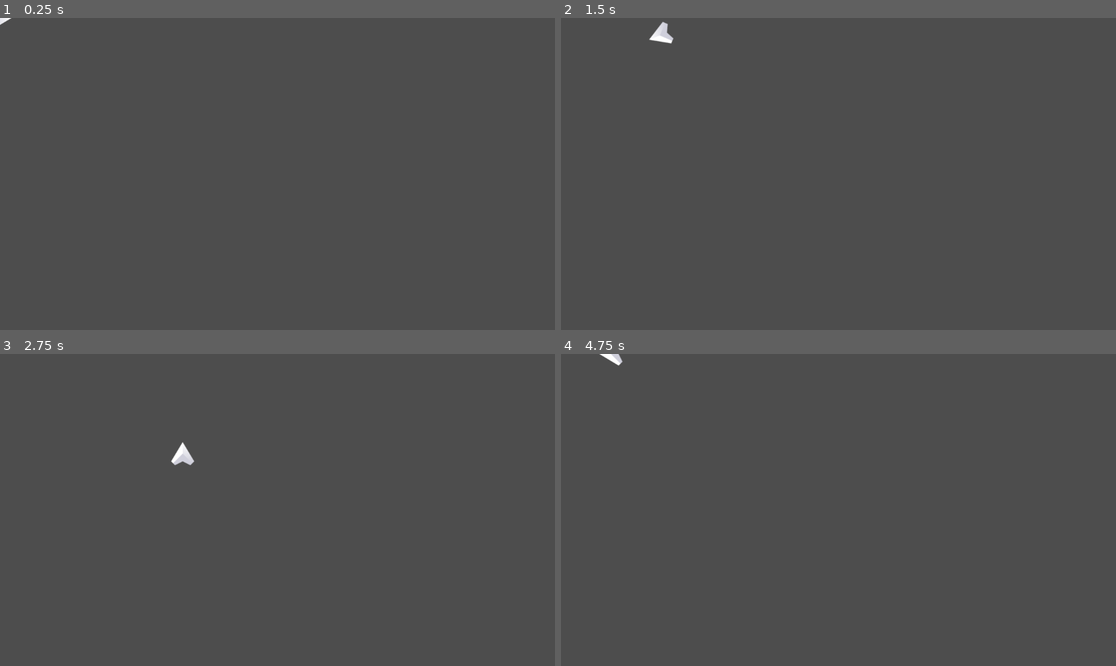
Above: before the commit, frames 1-4 (two rows, left to right).
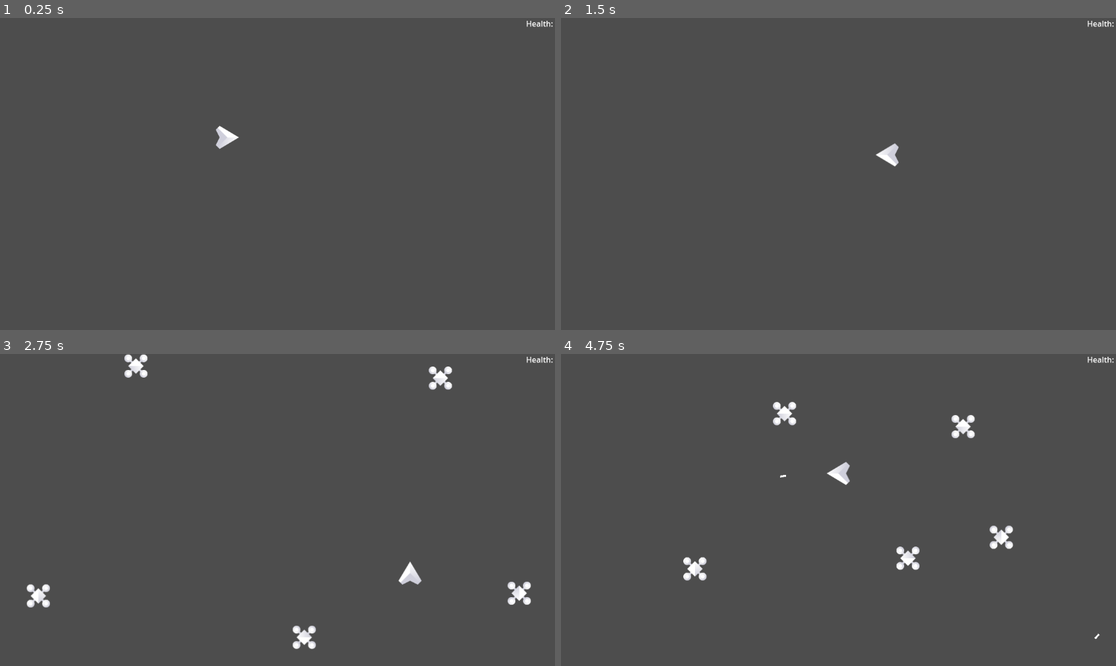
Above: after the commit, the same moments.

Repository: lzxh7/Friendly-Fire
Game: Godot game, scene res://scenes/main.tscn
The game is run twice, just before and just after one commit, with the same random seed, the same clock (stepped at 60 frames per second) and the same inputs. Before the commit the project starts from res://main.tscn.
Inputs (mouse positions are in pixels of both pictures, inside the frame that each line leads up to):
- Up to frame 1 (0.25 s): no input
- Up to frame 2 (1.5 s): tap Enter at 0.5 s; move the mouse to (960, 158) at 0.52 s; hold D (move_right) 0.53-1.28 s; tap Down (look_down) at 0.6 s; tap Left (look_left) at 0.8, 1.35 s; move the mouse to (727, 189) at 1.27 s; hold S (move_down) from 1.28 s (still down)
- Up to frame 3 (2.75 s): tap Right (look_right) at 1.55, 2.1 s; move the mouse to (333, 441) at 2.02 s; release S (move_down) at 2.03 s; hold D (move_right) from 2.03 s (still down); tap Up (look_up) at 2.3 s
- Up to frame 4 (4.75 s): move the mouse to (810, 572) at 2.77 s; release D (move_right) at 2.78 s; hold W (move_up) 2.78-3.53 s; tap Up (look_up) at 2.85 s; click (810, 572) at 3.05 s; move the mouse to (1005, 556) at 3.52 s; hold A (move_left) from 3.53 s (still down); click (1005, 556) at 3.6 s; tap Down (look_down) at 3.8, 4.35 s; move the mouse to (672, 463) at 4.27 s; tap Left (look_left) at 4.55 s

The runs differ from the first frame. In frame 1, 0.2% of the frame differs, in the area x 0-100%, y 0-43%; in frame 2, 0.4%; in frame 3, 1.4%, in the area x 4-100%, y 0-95%; in frame 4, 1.4%.
Error after the commit: Parse Error: "@export_multiline" annotation requires a variable of type "String", "Array[String]", "PackedStringArray", "Dictionary", or "Array[Dictionary]", b…

Commit message:
main gameloop

Diff:
--- /dev/null
+++ b/big_enemy.tscn
@@ -0,0 +1,11 @@
+[gd_scene load_steps=2 format=3 uid="uid://b2pgsv2a637w5"]
+
+[ext_resource type="PackedScene" uid="uid://cafn6nuu6x0ec" path="res://scenes/enemy.tscn" id="1_kmabv"]
+
+[node name="Enemy" instance=ExtResource("1_kmabv")]
+speed = 75.0
+mass = 2.0
+health = 5
+
+[node name="Sprite2D" parent="." index="0"]
+scale = Vector2(1.5, 1.5)
--- /dev/null
+++ b/enemy_spawn.gd
@@ -0,0 +1,8 @@
+class_name EnemySpawn
+extends Resource
+
+@export var scene: PackedScene
+@export var min_pack := 1
+@export var max_pack := 1
+# This enemy must appear during this wave, and can appear in any following one
+@export var wave := 1
--- /dev/null
+++ b/health_label.gd
@@ -0,0 +1,14 @@
+extends Label
+
+@export_multiline var label_text
+
+# Called when the node enters the scene tree for the first time.
+func _ready() -> void:
+	pass # Replace with function body.
+
+
+# Called every frame. 'delta' is the elapsed time since the previous frame.
+func _process(_delta: float) -> void:
+	var player := get_tree().get_first_node_in_group("player")
+	if player != null:
+		text = label_text % [player.health, player.max_health]
--- a/main.tscn
+++ /dev/null
@@ -1,7 +0,0 @@
-[gd_scene load_steps=2 format=3 uid="uid://dgaocv5di2yd2"]
-
-[ext_resource type="PackedScene" uid="uid://bf16iuowm26tx" path="res://world.tscn" id="1_gfccm"]
-
-[node name="Node" type="Node"]
-
-[node name="World" parent="." instance=ExtResource("1_gfccm")]
--- a/player.tscn
+++ /dev/null
@@ -1,19 +0,0 @@
-[gd_scene load_steps=4 format=3 uid="uid://bdu2rsfs5g4xw"]
-
-[ext_resource type="Script" path="res://scripts/player.gd" id="1_7hs1j"]
-[ext_resource type="Texture2D" uid="uid://dx2uw7bev5rvu" path="res://addons/simple_space/ship_E.png" id="2_2dpl8"]
-
-[sub_resource type="CircleShape2D" id="CircleShape2D_un7ft"]
-radius = 12.0416
-
-[node name="Player" type="CharacterBody2D"]
-script = ExtResource("1_7hs1j")
-speed = 250.0
-drag = 12.0
-
-[node name="Sprite2D" type="Sprite2D" parent="."]
-rotation = 1.5708
-texture = ExtResource("2_2dpl8")
-
-[node name="CollisionShape2D" type="CollisionShape2D" parent="."]
-shape = SubResource("CircleShape2D_un7ft")
--- a/project.godot
+++ b/project.godot
@@ -11,7 +11,7 @@
 [application]
 
 config/name="Friendly Fire"
-run/main_scene="res://main.tscn"
+run/main_scene="res://scenes/main.tscn"
 config/features=PackedStringArray("4.2", "GL Compatibility")
 config/icon="res://icon.svg"
 
@@ -69,6 +69,28 @@
 , Object(InputEventKey,"resource_local_to_scene":false,"resource_name":"","device":-1,"window_id":0,"alt_pressed":false,"shift_pressed":false,"ctrl_pressed":false,"meta_pressed":false,"pressed":false,"keycode":0,"physical_keycode":4194322,"key_label":0,"unicode":0,"echo":false,"script":null)
 ]
 }
+fire={
+"deadzone": 0.5,
+"events": [Object(InputEventMouseButton,"resource_local_to_scene":false,"resource_name":"","device":-1,"window_id":0,"alt_pressed":false,"shift_pressed":false,"ctrl_pressed":false,"meta_pressed":false,"button_mask":1,"position":Vector2(153, 14),"global_position":Vector2(157, 55),"factor":1.0,"button_index":1,"canceled":false,"pressed":true,"double_click":false,"script":null)
+, Object(InputEventMouseButton,"resource_local_to_scene":false,"resource_name":"","device":-1,"window_id":0,"alt_pressed":false,"shift_pressed":false,"ctrl_pressed":false,"meta_pressed":false,"button_mask":2,"position":Vector2(97, 9),"global_position":Vector2(101, 50),"factor":1.0,"button_index":2,"canceled":false,"pressed":true,"double_click":false,"script":null)
+, Object(InputEventKey,"resource_local_to_scene":false,"resource_name":"","device":-1,"window_id":0,"alt_pressed":false,"shift_pressed":false,"ctrl_pressed":false,"meta_pressed":false,"pressed":false,"keycode":0,"physical_keycode":32,"key_label":0,"unicode":32,"echo":false,"script":null)
+, Object(InputEventKey,"resource_local_to_scene":false,"resource_name":"","device":-1,"window_id":0,"alt_pressed":false,"shift_pressed":false,"ctrl_pressed":false,"meta_pressed":false,"pressed":false,"keycode":0,"physical_keycode":4194326,"key_label":0,"unicode":0,"echo":false,"script":null)
+, Object(InputEventKey,"resource_local_to_scene":false,"resource_name":"","device":-1,"window_id":0,"alt_pressed":false,"shift_pressed":false,"ctrl_pressed":false,"meta_pressed":false,"pressed":false,"keycode":0,"physical_keycode":4194325,"key_label":0,"unicode":0,"echo":false,"script":null)
+, Object(InputEventJoypadButton,"resource_local_to_scene":false,"resource_name":"","device":-1,"button_index":10,"pressure":0.0,"pressed":true,"script":null)
+, Object(InputEventJoypadMotion,"resource_local_to_scene":false,"resource_name":"","device":-1,"axis":5,"axis_value":1.0,"script":null)
+, Object(InputEventJoypadButton,"resource_local_to_scene":false,"resource_name":"","device":-1,"button_index":9,"pressure":0.0,"pressed":true,"script":null)
+, Object(InputEventJoypadMotion,"resource_local_to_scene":false,"resource_name":"","device":-1,"axis":4,"axis_value":1.0,"script":null)
+, Object(InputEventJoypadButton,"resource_local_to_scene":false,"resource_name":"","device":-1,"button_index":8,"pressure":0.0,"pressed":true,"script":null)
+]
+}
+
+[layer_names]
+
+2d_physics/layer_1="walls"
+2d_physics/layer_2="player"
+2d_physics/layer_3="player_bullets"
+2d_physics/layer_4="enemies"
+2d_physics/layer_5="enemy_bullets"
 
 [rendering]
 
--- /dev/null
+++ b/scenes/bullet.tscn
@@ -0,0 +1,34 @@
+[gd_scene load_steps=3 format=3 uid="uid://tqeostwar7ki"]
+
+[ext_resource type="Script" path="res://scripts/bullet.gd" id="1_slde6"]
+
+[sub_resource type="RectangleShape2D" id="RectangleShape2D_hqill"]
+size = Vector2(12, 4)
+
+[node name="Bullet" type="CharacterBody2D"]
+collision_layer = 4
+collision_mask = 13
+motion_mode = 1
+safe_margin = 0.001
+script = ExtResource("1_slde6")
+speed = 400.0
+emitter_layer = 2
+bullets_destroy_bullets = true
+
+[node name="ColorRect" type="ColorRect" parent="."]
+offset_left = -6.0
+offset_top = -2.0
+offset_right = 6.0
+offset_bottom = 2.0
+
+[node name="CollisionShape2D" type="CollisionShape2D" parent="."]
+shape = SubResource("RectangleShape2D_hqill")
+
+[node name="Area2D" type="Area2D" parent="."]
+collision_layer = 0
+collision_mask = 0
+
+[node name="CollisionShape2D" type="CollisionShape2D" parent="Area2D"]
+shape = SubResource("RectangleShape2D_hqill")
+
+[connection signal="body_exited" from="Area2D" to="." method="_on_area_2d_body_exited"]
--- /dev/null
+++ b/scenes/enemy.tscn
@@ -0,0 +1,75 @@
+[gd_scene load_steps=7 format=3 uid="uid://cafn6nuu6x0ec"]
+
+[ext_resource type="Script" path="res://scripts/enemy.gd" id="1_yvyg0"]
+[ext_resource type="Texture2D" uid="uid://tufs1ryvdoyb" path="res://addons/simple_space/enemy_E.png" id="2_bcoea"]
+
+[sub_resource type="CircleShape2D" id="CircleShape2D_un7ft"]
+radius = 24.0
+
+[sub_resource type="Animation" id="Animation_rjlp1"]
+length = 0.001
+tracks/0/type = "value"
+tracks/0/imported = false
+tracks/0/enabled = true
+tracks/0/path = NodePath("Sprite2D:modulate")
+tracks/0/interp = 1
+tracks/0/loop_wrap = true
+tracks/0/keys = {
+"times": PackedFloat32Array(0),
+"transitions": PackedFloat32Array(1),
+"update": 0,
+"values": [Color(1, 1, 1, 1)]
+}
+
+[sub_resource type="Animation" id="Animation_7q2iy"]
+resource_name = "hit"
+length = 0.3
+step = 0.05
+tracks/0/type = "value"
+tracks/0/imported = false
+tracks/0/enabled = true
+tracks/0/path = NodePath("Sprite2D:modulate")
+tracks/0/interp = 1
+tracks/0/loop_wrap = true
+tracks/0/keys = {
+"times": PackedFloat32Array(0, 0.15, 0.3),
+"transitions": PackedFloat32Array(1, 1, 1),
+"update": 0,
+"values": [Color(1, 1, 1, 1), Color(1, 0.27, 0.27, 1), Color(1, 1, 1, 1)]
+}
+
+[sub_resource type="AnimationLibrary" id="AnimationLibrary_hjt0g"]
+_data = {
+"RESET": SubResource("Animation_rjlp1"),
+"hit": SubResource("Animation_7q2iy")
+}
+
+[node name="Enemy" type="CharacterBody2D" groups=["enemies"]]
+collision_layer = 8
+collision_mask = 9
+motion_mode = 1
+script = ExtResource("1_yvyg0")
+speed = 100.0
+drag = 5.0
+separation_strength = 30.0
+
+[node name="Sprite2D" type="Sprite2D" parent="."]
+rotation = 1.5708
+texture = ExtResource("2_bcoea")
+
+[node name="CollisionShape2D" type="CollisionShape2D" parent="."]
+shape = SubResource("CircleShape2D_un7ft")
+
+[node name="AnimationPlayer" type="AnimationPlayer" parent="."]
+libraries = {
+"": SubResource("AnimationLibrary_hjt0g")
+}
+
+[node name="DamageSource" type="Area2D" parent="."]
+collision_layer = 0
+collision_mask = 2
+
+[node name="CollisionShape2D" type="CollisionShape2D" parent="DamageSource"]
+shape = SubResource("CircleShape2D_un7ft")
+
+[connection signal="body_entered" from="DamageSource" to="." method="_on_damage_source_body_entered"]
--- /dev/null
+++ b/scenes/main.tscn
@@ -0,0 +1,22 @@
+[gd_scene load_steps=4 format=3 uid="uid://dgaocv5di2yd2"]
+
+[ext_resource type="PackedScene" uid="uid://bf16iuowm26tx" path="res://scenes/world.tscn" id="1_2351l"]
+[ext_resource type="Script" path="res://scripts/main.gd" id="1_atx72"]
+[ext_resource type="PackedScene" uid="uid://drwdo2tjlmoqg" path="res://ui.tscn" id="2_mfo5v"]
+
+[node name="Main" type="Node"]
+script = ExtResource("1_atx72")
+
+[node name="UI" parent="." instance=ExtResource("2_mfo5v")]
+z_index = 2
+
+[node name="World" parent="." instance=ExtResource("1_2351l")]
+
+[node name="PathFollow2D" parent="World/EnemySpawner" index="0"]
+position = Vector2(771.005, -79.9473)
+
+[connection signal="pressed" from="UI/GameOver/VBoxContainer/Button" to="." method="new_game"]
+[connection signal="game_over" from="World/Player" to="UI/GameOver" method="show"]
+
+[editable path="UI"]
+[editable path="World"]
--- /dev/null
+++ b/scenes/player.tscn
@@ -0,0 +1,73 @@
+[gd_scene load_steps=8 format=3 uid="uid://bdu2rsfs5g4xw"]
+
+[ext_resource type="Script" path="res://scripts/player.gd" id="1_7hs1j"]
+[ext_resource type="Texture2D" uid="uid://dx2uw7bev5rvu" path="res://addons/simple_space/ship_E.png" id="2_2dpl8"]
+[ext_resource type="PackedScene" uid="uid://tqeostwar7ki" path="res://scenes/bullet.tscn" id="2_o3xpm"]
+
+[sub_resource type="CircleShape2D" id="CircleShape2D_un7ft"]
+radius = 12.0416
+
+[sub_resource type="Animation" id="Animation_rjlp1"]
+length = 0.001
+tracks/0/type = "value"
+tracks/0/imported = false
+tracks/0/enabled = true
+tracks/0/path = NodePath("Sprite2D:modulate")
+tracks/0/interp = 1
+tracks/0/loop_wrap = true
+tracks/0/keys = {
+"times": PackedFloat32Array(0),
+"transitions": PackedFloat32Array(1),
+"update": 0,
+"values": [Color(1, 1, 1, 1)]
+}
+
+[sub_resource type="Animation" id="Animation_7q2iy"]
+resource_name = "hit"
+length = 0.3
+step = 0.05
+tracks/0/type = "value"
+tracks/0/imported = false
+tracks/0/enabled = true
+tracks/0/path = NodePath("Sprite2D:modulate")
+tracks/0/interp = 1
+tracks/0/loop_wrap = true
+tracks/0/keys = {
+"times": PackedFloat32Array(0, 0.15, 0.3),
+"transitions": PackedFloat32Array(1, 1, 1),
+"update": 0,
+"values": [Color(1, 1, 1, 1), Color(1, 0.27, 0.27, 1), Color(1, 1, 1, 1)]
+}
+
+[sub_resource type="AnimationLibrary" id="AnimationLibrary_hjt0g"]
+_data = {
+"RESET": SubResource("Animation_rjlp1"),
+"hit": SubResource("Animation_7q2iy")
+}
+
+[node name="Player" type="CharacterBody2D" groups=["player"]]
+z_index = 1
+collision_layer = 2
+motion_mode = 1
+script = ExtResource("1_7hs1j")
+invulnerable = true
+bullet_scene = ExtResource("2_o3xpm")
+speed = 250.0
+drag = 12.0
+
+[node name="Sprite2D" type="Sprite2D" parent="."]
+rotation = 1.5708
+texture = ExtResource("2_2dpl8")
+
+[node name="CollisionShape2D" type="CollisionShape2D" parent="."]
+shape = SubResource("CircleShape2D_un7ft")
+
+[node name="Timer" type="Timer" parent="."]
+wait_time = 0.25
+
+[node name="AnimationPlayer" type="AnimationPlayer" parent="."]
+libraries = {
+"": SubResource("AnimationLibrary_hjt0g")
+}
+
+[connection signal="timeout" from="Timer" to="." method="fire_bullet"]
--- /dev/null
+++ b/scenes/world.tscn
@@ -0,0 +1,74 @@
+[gd_scene load_steps=13 format=3 uid="uid://bf16iuowm26tx"]
+
+[ext_resource type="PackedScene" uid="uid://bdu2rsfs5g4xw" path="res://scenes/player.tscn" id="1_qto0m"]
+[ext_resource type="PackedScene" uid="uid://cafn6nuu6x0ec" path="res://scenes/enemy.tscn" id="2_7sok7"]
+[ext_resource type="Script" path="res://scripts/enemy_spawner.gd" id="3_td63y"]
+[ext_resource type="Script" path="res://enemy_spawn.gd" id="4_aif2w"]
+[ext_resource type="PackedScene" uid="uid://b2pgsv2a637w5" path="res://big_enemy.tscn" id="5_xsnid"]
+
+[sub_resource type="WorldBoundaryShape2D" id="WorldBoundaryShape2D_ri7fk"]
+
+[sub_resource type="WorldBoundaryShape2D" id="WorldBoundaryShape2D_thlv2"]
+
+[sub_resource type="WorldBoundaryShape2D" id="WorldBoundaryShape2D_g22ll"]
+distance = -1152.0
+
+[sub_resource type="WorldBoundaryShape2D" id="WorldBoundaryShape2D_sn4u8"]
+distance = -648.0
+
+[sub_resource type="Curve2D" id="Curve2D_i0fa2"]
+_data = {
+"points": PackedVector2Array(0, 0, 0, 0, -78, -78, 0, 0, 0, 0, 1230, -81, 0, 0, 0, 0, 1232, 736, 0, 0, 0, 0, -77, 735, 0, 0, 0, 0, -79, -76)
+}
+point_count = 5
+
+[sub_resource type="Resource" id="Resource_25ely"]
+script = ExtResource("4_aif2w")
+scene = ExtResource("2_7sok7")
+min_pack = 4
+max_pack = 6
+wave = 1
+
+[sub_resource type="Resource" id="Resource_hecbj"]
+script = ExtResource("4_aif2w")
+scene = ExtResource("5_xsnid")
+min_pack = 2
+max_pack = 3
+wave = 3
+
+[node name="World" type="Node2D" groups=["world"]]
+
+[node name="Player" parent="." instance=ExtResource("1_qto0m")]
+position = Vector2(472, 248)
+
+[node name="Walls" type="StaticBody2D" parent="."]
+
+[node name="CollisionShape2D" type="CollisionShape2D" parent="Walls"]
+rotation = 3.14159
+shape = SubResource("WorldBoundaryShape2D_ri7fk")
+one_way_collision = true
+
+[node name="CollisionShape2D2" type="CollisionShape2D" parent="Walls"]
+rotation = -4.71239
+shape = SubResource("WorldBoundaryShape2D_thlv2")
+one_way_collision = true
+
+[node name="CollisionShape2D3" type="CollisionShape2D" parent="Walls"]
+rotation = -1.5708
+shape = SubResource("WorldBoundaryShape2D_g22ll")
+one_way_collision = true
+
+[node name="CollisionShape2D4" type="CollisionShape2D" parent="Walls"]
+shape = SubResource("WorldBoundaryShape2D_sn4u8")
+one_way_collision = true
+
+[node name="EnemySpawner" type="Path2D" parent="."]
+curve = SubResource("Curve2D_i0fa2")
+script = ExtResource("3_td63y")
+enemy_spawns = Array[ExtResource("4_aif2w")]([SubResource("Resource_25ely"), SubResource("Resource_hecbj")])
+spawn_delay = 1.0
+
+[node name="PathFollow2D" type="PathFollow2D" parent="EnemySpawner"]
+position = Vector2(771.005, -79.9473)
+rotation = -0.00229357
+progress = 849.005
--- /dev/null
+++ b/scripts/bullet.gd
@@ -0,0 +1,53 @@
+class_name Bullet
+extends CharacterBody2D
+
+const MAX_BOUNCES := 12
+
+@export var speed := 100.0
+@export_flags_2d_physics var emitter_layer
+
+@export var bullets_destroy_bullets := false
+
+func _ready() -> void:
+	$Area2D.collision_mask = emitter_layer
+
+func _physics_process(delta: float) -> void:
+
+	_move_and_bounce(velocity * delta)
+
+	rotation = velocity.angle()
+
+
+func _move_and_bounce(distance: Vector2, depth:=0) -> void:
+	if depth > MAX_BOUNCES:
+		return
+
+	var collision = move_and_collide(distance)
+
+	if collision:
+		var collider := collision.get_collider()
+		# to prevent the bullet from colliding with the emitter when first
+		# shot we don't give it collision with the emitter until its first bounce.
+		collision_mask |= emitter_layer
+
+		if "velocity" in collider and "mass" in collider:
+			collider.velocity += velocity / collider.mass
+
+		velocity = velocity.bounce(collision.get_normal())
+		var remainder := collision.get_remainder()
+		_move_and_bounce(remainder.bounce(collision.get_normal()), depth + 1)
+
+		if collider.has_method("hit"):
+			collider.hit(self)
+
+		if collider is Bullet and bullets_destroy_bullets:
+			queue_free()
+
+
+func hit(_source=null):
+	if bullets_destroy_bullets:
+		queue_free()
+
+
+func fire():
+	velocity = speed * Vector2.RIGHT.rotated(rotation)
--- /dev/null
+++ b/scripts/enemy.gd
@@ -0,0 +1,53 @@
+extends CharacterBody2D
+
+@export var speed := 10.0
+@export var drag := 10.0
+
+@export var mass := 1.0
+
+@export var separation_distance := 100.0
+@export var separation_strength := 1.0
+
+@export var player_knockback := 300.0
+
+@export var health := 3
+
+var target: Node2D
+
+func _ready() -> void:
+	target = get_tree().get_first_node_in_group("player")
+
+func _process(delta: float) -> void:
+
+	var direction := global_position.direction_to(target.global_position)
+
+	velocity = velocity * exp(-drag * delta)
+	var acceleration := speed * drag * direction
+
+	for enemy: Node2D in get_tree().get_nodes_in_group("enemies"):
+		var distance := global_position.distance_to(enemy.global_position)
+		if distance < separation_distance:
+			acceleration -= (
+					global_position.direction_to(enemy.global_position)
+					* (separation_distance - distance)
+					* separation_strength
+			)
+
+	velocity += acceleration * delta
+
+	move_and_slide()
+
+
+func hit(_source=null) -> void:
+	$AnimationPlayer.play("hit")
+	health -= 1
+	if health <= 0:
+		queue_free()
+
+
+func _on_damage_source_body_entered(body: Node2D) -> void:
+	if body == target:
+		target.hit(self)
+		var knockback = global_position.direction_to(target.global_position) * player_knockback
+		target.velocity += knockback / target.mass
+		velocity -= knockback / mass
--- /dev/null
+++ b/scripts/enemy_spawner.gd
@@ -0,0 +1,51 @@
+extends Path2D
+
+@export var enemy_spawns: Array[EnemySpawn]
+@export var wave = 1
+@export var spawn_delay := 0.5
+
+var active_enemies := 0
+
+# Called when the node enters the scene tree for the first time.
+func _ready() -> void:
+	await get_tree().create_timer(spawn_delay).timeout
+	spawn_loop()
+
+
+# Called every frame. 'delta' is the elapsed time since the previous frame.
+func _process(_delta: float) -> void:
+	pass
+
+func spawn_loop() -> void:
+	while true:
+		var guaranteed_spawns: Array[EnemySpawn] = []
+		var possible_spawns: Array[EnemySpawn] = []
+		for enemy_spawn in enemy_spawns:
+			if enemy_spawn.wave == wave:
+				guaranteed_spawns.push_back(enemy_spawn)
+			if enemy_spawn.wave < wave:
+				possible_spawns.append(enemy_spawn)
+		for i in wave:
+			if guaranteed_spawns.size() > 0:
+				spawn(guaranteed_spawns.pop_back())
+			else:
+				spawn(possible_spawns.pick_random())
+			await get_tree().create_timer(spawn_delay).timeout
+		while active_enemies != 0:
+			await get_tree().create_timer(0.1).timeout
+		wave += 1
+
+
+func spawn(enemy_spawn: EnemySpawn) -> void:
+	spawn_raw(enemy_spawn.scene, randi_range(enemy_spawn.min_pack, enemy_spawn.max_pack))
+
+
+func spawn_raw(scene: PackedScene, number: int) -> void:
+	var start := randf()
+	for pos in range(number):
+		$PathFollow2D.progress_ratio = start + float(pos) / number
+		var enemy := scene.instantiate()
+		$PathFollow2D.add_child(enemy)
+		enemy.reparent(get_parent())
+		enemy.tree_exited.connect(func(): active_enemies -= 1)
+		active_enemies += 1
--- /dev/null
+++ b/scripts/main.gd
@@ -0,0 +1,22 @@
+extends Node
+
+var world_scene := preload("res://scenes/world.tscn")
+
+# Called when the node enters the scene tree for the first time.
+func _ready() -> void:
+	pass # Replace with function body.
+
+
+# Called every frame. 'delta' is the elapsed time since the previous frame.
+func _process(_delta: float) -> void:
+	pass
+
+
+func new_game() -> void:
+	var world = get_tree().get_first_node_in_group("world")
+	if world:
+		world.queue_free()
+	add_child(world_scene.instantiate())
+	await get_tree().process_frame # wait for the world to free so we don't have 2 players
+	var player = get_tree().get_first_node_in_group("player")
+	player.game_over.connect($"UI/GameOver".show)
--- a/scripts/player.gd
+++ b/scripts/player.gd
@@ -1,15 +1,28 @@
 extends CharacterBody2D
 
+signal game_over
+
+
+@export var invulnerable := false
+@export var bullet_scene: PackedScene
+@export var max_health := 10
+var health: int
+
+@export var mass := 1.0
+
+@export_category("Movement")
 @export var speed := 10.0
 @export var drag := 10.0
-@export var max_angular_speed := 12
+@export var max_angular_speed := 24.0
 
 var mouse_last := false
 
+func _ready() -> void:
+	health = max_health
+
 func _process(delta: float) -> void:
-
 	# Movement
-	var direction := Input.get_vector('move_left', 'move_right', 'move_up', 'move_down')
+	var direction := Input.get_vector("move_left", "move_right", "move_up", "move_down")
 
 	velocity = velocity * exp(-drag * delta)
 	var acceleration := speed * drag
@@ -17,7 +30,7 @@
 
 	# Aiming
 	var target_rotation := rotation
-	var input_direction := Input.get_vector('look_left', 'look_right', 'look_up', 'look_down')
+	var input_direction := Input.get_vector("look_left", "look_right", "look_up", "look_down")
 	if input_direction != Vector2.ZERO:
 		target_rotation = input_direction.angle()
 		mouse_last = false
@@ -30,10 +43,36 @@
 	else:
 		rotation = target_rotation
 
+	# Shooting
+	if Input.is_action_just_released("fire"):
+		$Timer.stop()
+	if Input.is_action_just_pressed("fire"):
+		fire_bullet()
+		$Timer.start()
 
 	move_and_slide()
+	invulnerable = false
 
 
 func _unhandled_input(event: InputEvent) -> void:
 	if event is InputEventMouseMotion and event.relative != Vector2.ZERO:
 		mouse_last = true
+
+
+func fire_bullet() -> void:
+	var bullet := bullet_scene.instantiate()
+	add_child(bullet)
+	bullet.reparent(get_parent())
+	bullet.fire()
+
+
+func hit(_source=null) -> void:
+	if invulnerable:
+		return
+	$AnimationPlayer.play("hit")
+	health -= 1
+	invulnerable = true
+	if health <= 0:
+		hide()
+		process_mode = Node.PROCESS_MODE_DISABLED
+		game_over.emit()
--- /dev/null
+++ b/ui.tscn
@@ -0,0 +1,60 @@
+[gd_scene load_steps=3 format=3 uid="uid://drwdo2tjlmoqg"]
+
+[ext_resource type="Script" path="res://health_label.gd" id="1_upr5m"]
+
+[sub_resource type="LabelSettings" id="LabelSettings_oq5r2"]
+font_size = 71
+
+[node name="UI" type="Control"]
+layout_mode = 3
+anchors_preset = 15
+anchor_right = 1.0
+anchor_bottom = 1.0
+grow_horizontal = 2
+grow_vertical = 2
+mouse_filter = 1
+
+[node name="GameOver" type="PanelContainer" parent="."]
+visible = false
+layout_mode = 1
+anchors_preset = 8
+anchor_left = 0.5
+anchor_top = 0.5
+anchor_right = 0.5
+anchor_bottom = 0.5
+offset_left = -289.0
+offset_top = -246.0
+offset_right = 288.0
+offset_bottom = 208.0
+grow_horizontal = 2
+grow_vertical = 2
+
+[node name="VBoxContainer" type="VBoxContainer" parent="GameOver"]
+layout_mode = 2
+size_flags_horizontal = 4
+
+[node name="Label" type="Label" parent="GameOver/VBoxContainer"]
+layout_mode = 2
+text = "Game Over"
+label_settings = SubResource("LabelSettings_oq5r2")
+horizontal_alignment = 1
+
+[node name="Button" type="Button" parent="GameOver/VBoxContainer"]
+layout_mode = 2
+size_flags_horizontal = 4
+size_flags_vertical = 8
+text = "Try Again?"
+
+[node name="Label" type="Label" parent="."]
+layout_mode = 1
+anchors_preset = 1
+anchor_left = 1.0
+anchor_right = 1.0
+offset_left = -40.0
+offset_bottom = 23.0
+grow_horizontal = 0
+text = "Health: "
+script = ExtResource("1_upr5m")
+label_text = "Health: %d/%d"
+
+[connection signal="pressed" from="GameOver/VBoxContainer/Button" to="GameOver" method="hide"]
--- a/world.tscn
+++ /dev/null
@@ -1,8 +0,0 @@
-[gd_scene load_steps=2 format=3 uid="uid://bf16iuowm26tx"]
-
-[ext_resource type="PackedScene" uid="uid://bdu2rsfs5g4xw" path="res://player.tscn" id="1_qto0m"]
-
-[node name="World" type="Node2D"]
-
-[node name="Player" parent="." instance=ExtResource("1_qto0m")]
-max_angular_speed = 24
